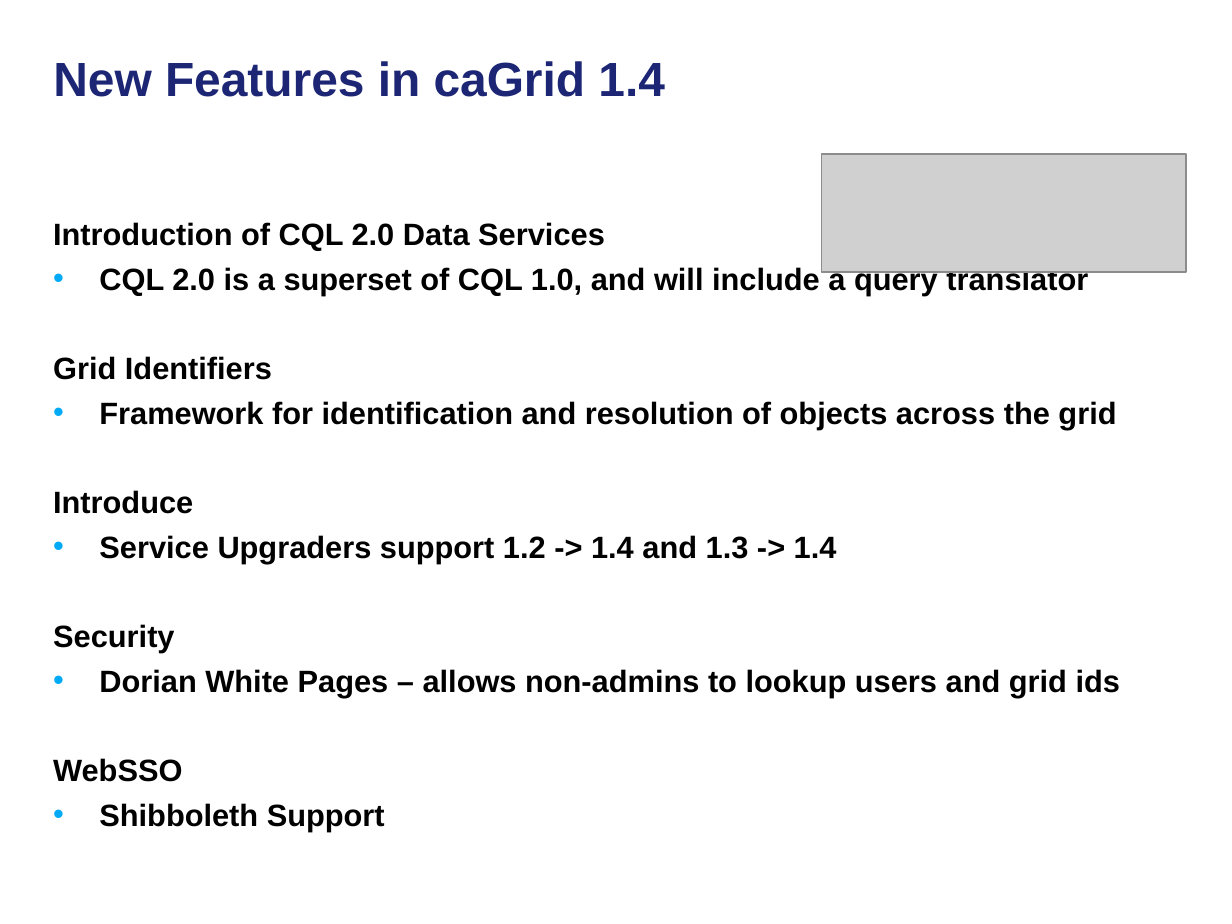
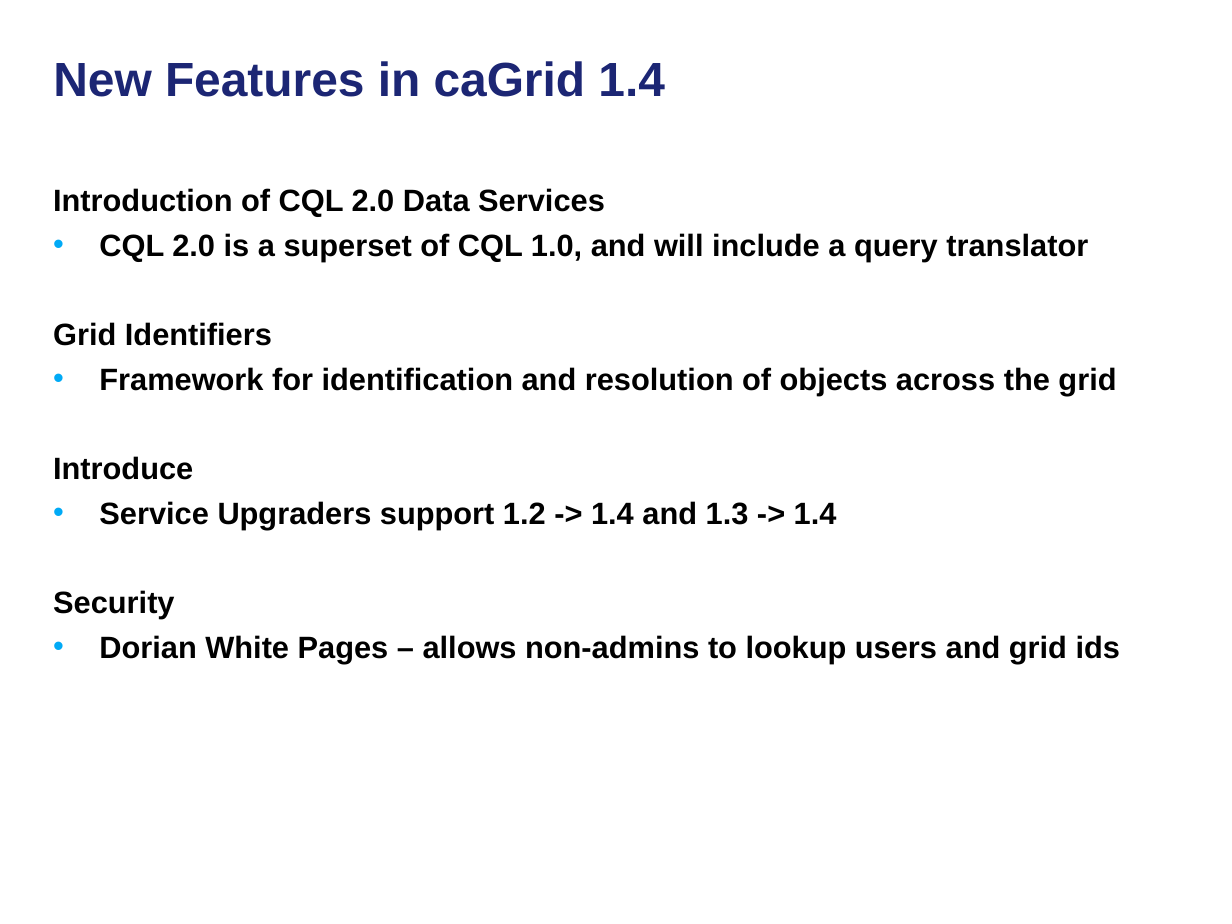
Before and after one commit to NCIP/cagrid-docs, a slide deck: slide 6 of general/presentations/200910_VCDE_ARCH/20091022_Arch_VCDE_caGrid_Future.ppt (slide 5 before the commit). Drawn at 1232x924 pixels with LibreOffice and Linux fonts; fonts in the diff are those of the drawing; grey boxes stand for pictures; background and template pictures are left out. Boxes give left, top, right and bottom in pixels: in the first picture for what was removed or moved away, otherwise in the second. Text is boxed around its words. In the diff, an @@ line names an element or a change of style, - is before the commit and + after.

```diff
--- a/general/presentations/200910_VCDE_ARCH/20091022_Arch_VCDE_caGrid_Future.ppt
+++ b/general/presentations/200910_VCDE_ARCH/20091022_Arch_VCDE_caGrid_Future.ppt
@@ text "Introduction of CQL 2.0 Data ...": place and size @@
-text "Introduction of CQL 2.0 Data ..." at bbox=[53, 222, 1120, 832]
+text "Introduction of CQL 2.0 Data ..." at bbox=[53, 188, 1120, 663]
@@ picture removed at bbox=[822, 154, 1186, 272] @@
@@ text at bbox=[53, 758, 385, 832]: paragraphs removed @@
-WebSSO
-• Shibboleth Support
```
Also in this commit, not shown: 8 other slides changed, 4 slides added, 1 slide removed.
